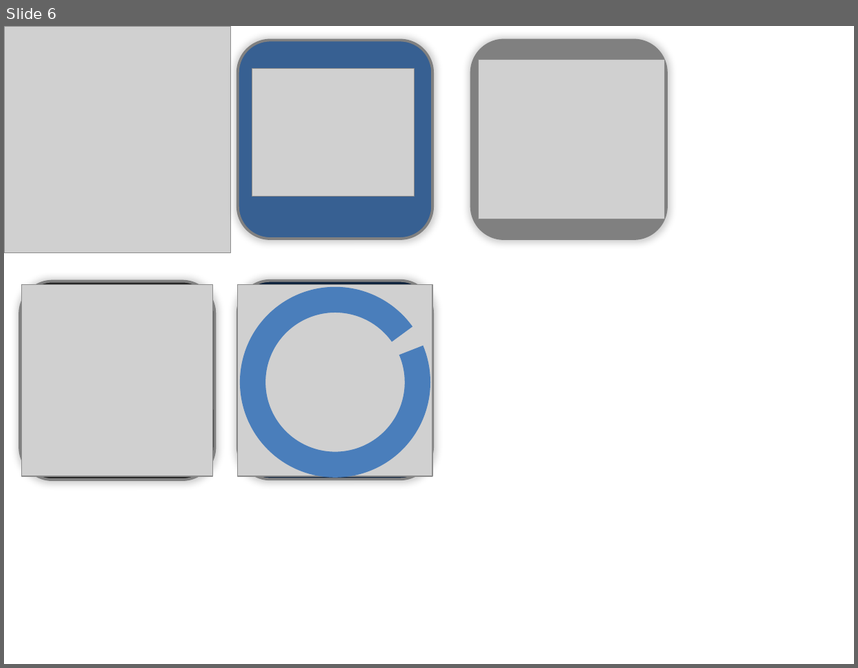
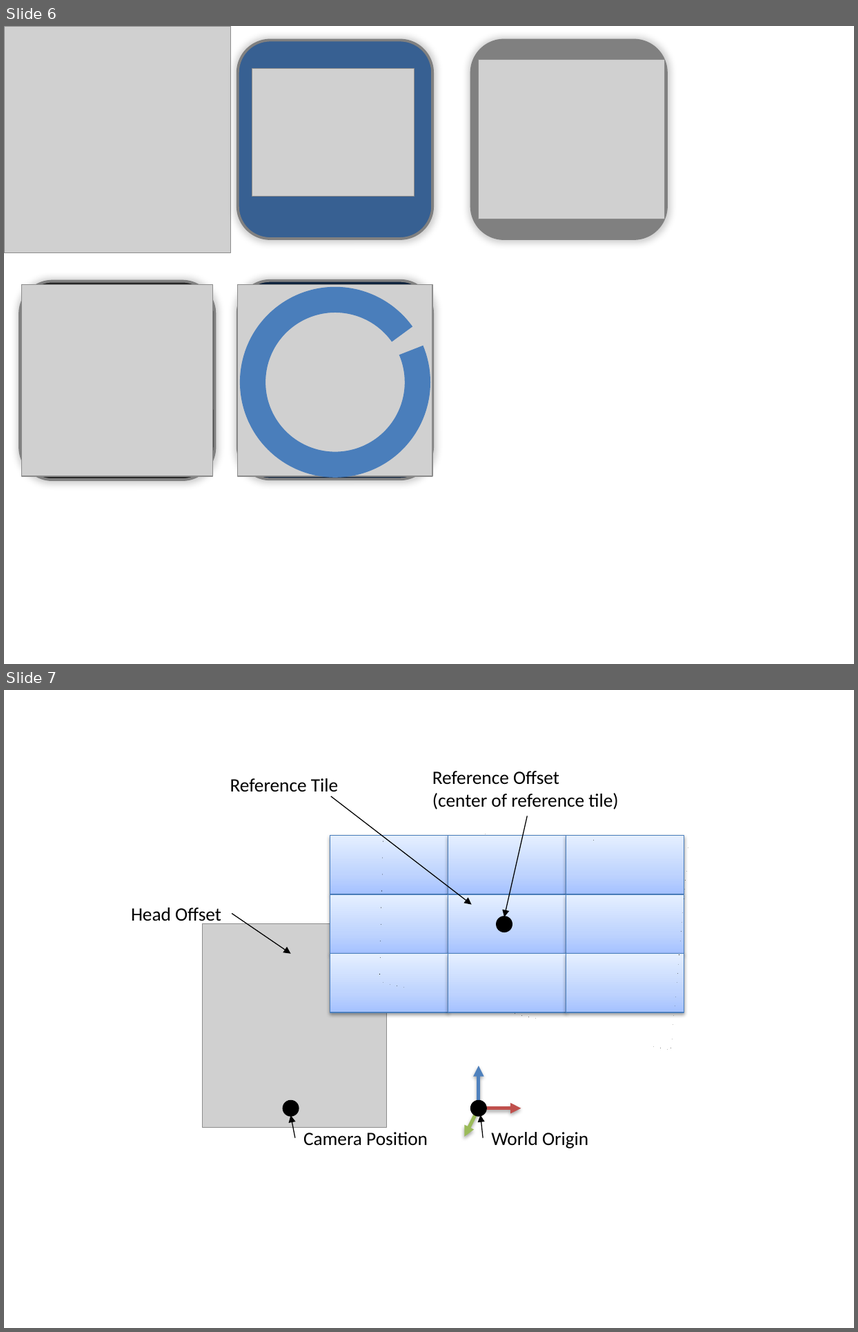
Before and after one commit to uic-evl/omegalib, a slide deck: etc/docs/Diagrams.pptx. Shown one above the other, each under a label of ours: slide 6 before the commit, slides 6 and 7 after it. The pictures are 858x668 and 858x1332 pixels, drawn with LibreOffice and Linux fonts; fonts in the diff are those of the drawing; grey boxes stand for pictures. Boxes give left, top, right and bottom in pixels: in the first picture for what was removed or moved away, otherwise in the second. Text is boxed around its words. In the diff, an @@ line names an element or a change of style, - is before the commit and + after.

```diff
--- a/etc/docs/Diagrams.pptx
+++ b/etc/docs/Diagrams.pptx
@@ slide 7 added at bbox=[4, 690, 854, 1328], background #FFFFFF @@
@@ text added at bbox=[432, 771, 618, 809], 16 pt, text #000000 @@
+Reference Offset
+(center of reference tile)
@@ text added at bbox=[230, 778, 338, 792], 16 pt, text #000000 @@
+Reference Tile
@@ arrow added from (331, 796) to (472, 904), #000000 0.75 pt @@
@@ arrow added from (528, 816) to (505, 917), #000000 0.75 pt @@
@@ rectangle added at bbox=[330, 836, 684, 1012], outline #000000 2 pt @@
@@ text added at bbox=[131, 907, 221, 925], 16 pt, text #000000 @@
+Head Offset
@@ arrow added from (232, 914) to (290, 954), #000000 0.75 pt @@
@@ ellipse added at bbox=[497, 917, 512, 931], fill #000000, outline #000000 2 pt @@
@@ picture added at bbox=[202, 924, 386, 1127] @@
@@ group added at bbox=[330, 836, 684, 1012]: 9 rectangles @@
@@ arrow added from (478, 1108) to (478, 1066), #4F81BD 3 pt @@
@@ ellipse added at bbox=[283, 1101, 298, 1115], fill #000000, outline #000000 2 pt @@
@@ ellipse added at bbox=[472, 1101, 486, 1115], fill #000000, outline #000000 2 pt @@
@@ arrow added from (294, 1137) to (290, 1115), #000000 0.75 pt @@
@@ arrow added from (478, 1108) to (465, 1136), #9BBB59 3 pt @@
@@ arrow added from (478, 1108) to (521, 1108), #C0504D 3 pt @@
@@ arrow added from (483, 1137) to (481, 1115), #000000 0.75 pt @@
@@ text added at bbox=[303, 1132, 428, 1145], 16 pt, text #000000 @@
+Camera Position
@@ text added at bbox=[491, 1132, 588, 1148], 16 pt, text #000000 @@
+World Origin
```
Also in this commit, not shown: 4 other files.
